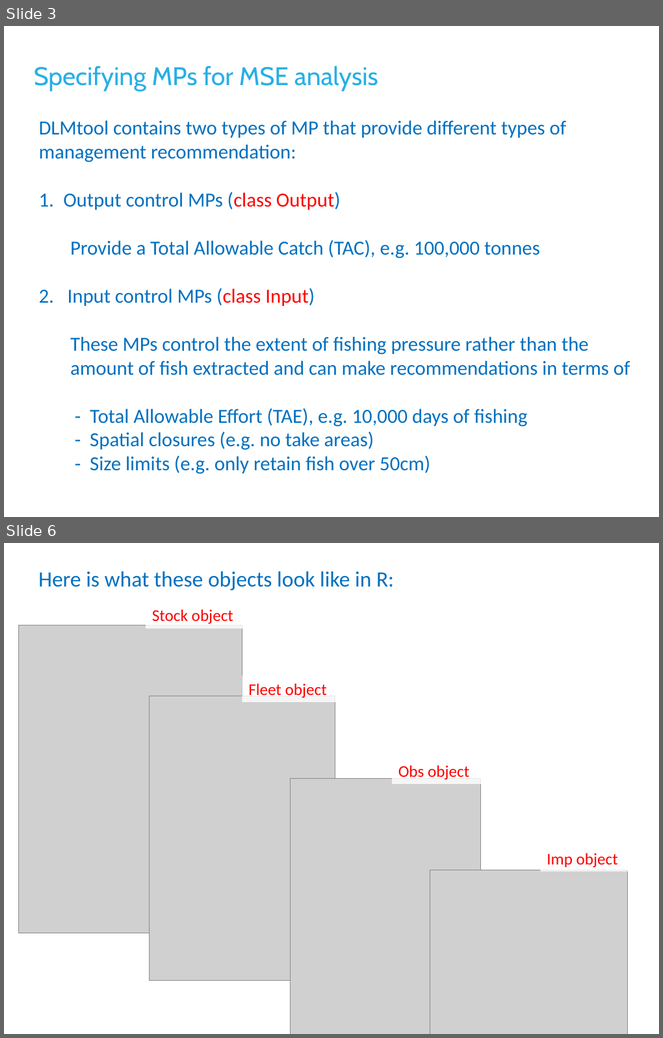
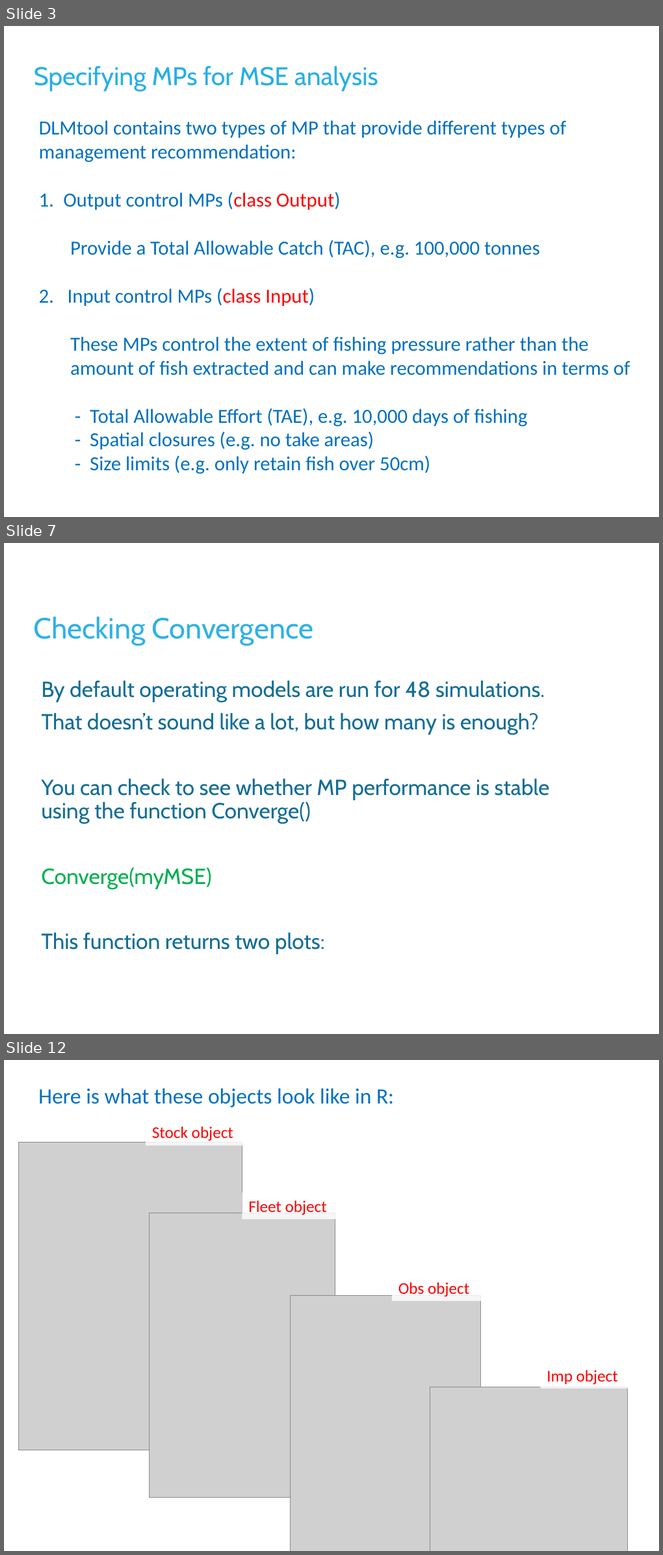
Before and after one commit to DLMtool/DLMDev, a slide deck: Disused code/Misc/Lectures/3 Customizing DLMtool/L3b Specifying MPs and other MSE outputs.pptx. Shown one above the other, each under a label of ours: slides 3 and 6 before the commit, slides 3, 7 and 12 after it; the slides between them are not shown. The pictures are 663x1038 and 663x1555 pixels, drawn with LibreOffice and Linux fonts; fonts in the diff are those of the drawing; grey boxes stand for pictures; background and template pictures are left out. Boxes give left, top, right and bottom in pixels: in the first picture for what was removed or moved away, otherwise in the second. Text is boxed around its words. In the diff, an @@ line names an element or a change of style, - is before the commit and + after.

```diff
--- a/Disused code/Misc/Lectures/3 Customizing DLMtool/L3b Specifying MPs and other MSE outputs.pptx
+++ b/Disused code/Misc/Lectures/3 Customizing DLMtool/L3b Specifying MPs and other MSE outputs.pptx
@@ slide 7 added at <box>4,543,659,1034</box>, background #FFFFFF @@
@@ title added at <box>34,616,313,645</box>, 32 pt, text #2EB1E6 @@
+Checking Convergence
@@ text added at <box>41,680,550,954</box>, 24 pt, text #126D96 @@
+By default operating models are run for 48 simulations.
+That doesn’t sound like a lot, but how many is enough?
+You can check to see whether MP performance is stable using the function Converge()
+Converge(myMSE)
+This function returns two plots:
@@ what was slide 6 is now slide 12 @@
```
Also in this commit, not shown: 1 slide changed, 5 other slides added, 3 other files.
